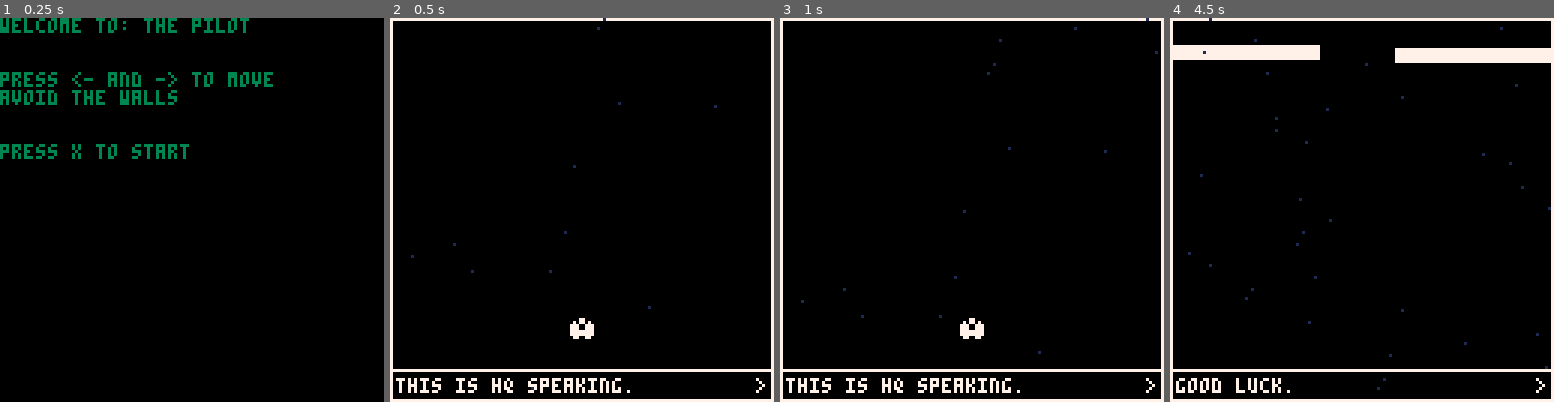
Above: before the commit, frames 1-4 (left to right).
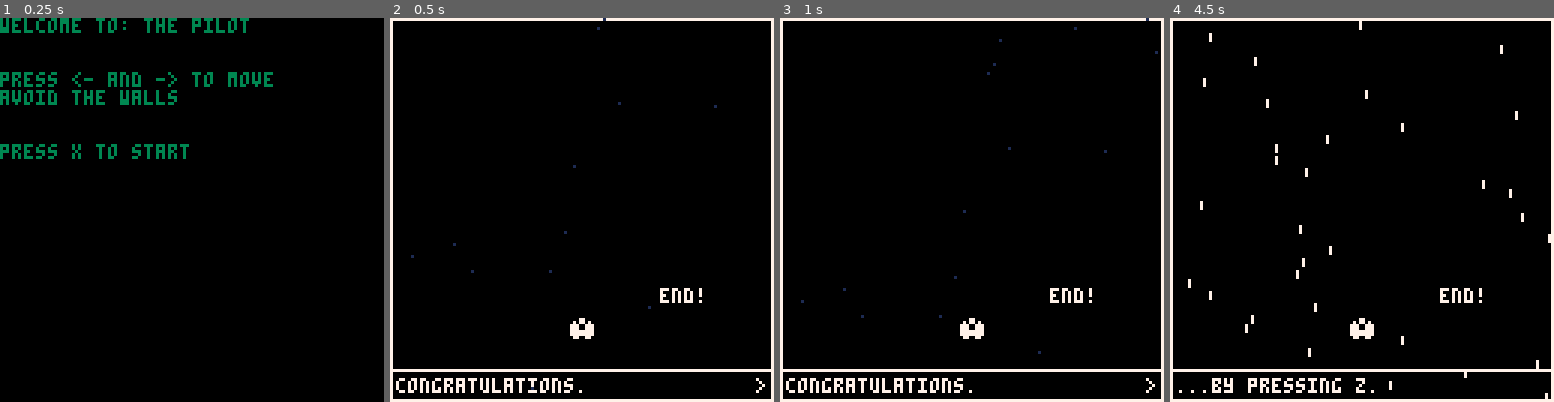
Above: after the commit, the same moments.

Repository: shen-sat/pilot
Game: PICO-8 cartridge pilot.p8
The game is run twice, just before and just after one commit, with the same random seed, the same clock (stepped at 60 frames per second) and the same inputs.
Inputs:
- Up to frame 1 (0.25 s): no input
- Up to frame 2 (0.5 s): tap X (X key) at 0.33 s
- Up to frame 3 (1 s): tap O (Z key) at 0.7 s
- Up to frame 4 (4.5 s): tap X (X key) at 1.07, 1.85, 2.97, 4.08 s; hold Right 1.6-2.1 s; tap O (Z key) every 0.4 s from 1.7 to 4.1 s; hold Right 2.47-3.03 s; hold Left 3.08-3.58 s; hold Right from 4.02 s (still down)

Frame 1 is identical in both runs. In frame 2, 1.1% of the frame differs, in the area x 1-82%, y 70-98%; in frame 3, 1.1%; in frame 4, 5.0%, in the area x 0-100%, y 0-100%.

Commit message:
Add wall beeps and hyperjump sfx

Diff:
--- a/pilot.p8
+++ b/pilot.p8
@@ -225,10 +225,13 @@
  for star in all(stars) do
    if hyperjump then
     if time() > hyperjump_time + 4 then
+     sfx(3, 1)
      star.y += 10
     elseif time() > hyperjump_time + 2 then
+     sfx(2, 1)
      star.y += 5
     else
+     sfx(1, 1)
      star.y += 2
     end
    else
@@ -317,6 +320,7 @@
 end
 
 function create_barrier()
+ sfx(0)
  barrier_counter += 1
  wall_one_width = flr(rnd(128 - wall_gap))
  wall_two_x = wall_one_width + wall_gap
@@ -444,7 +448,7 @@
 end
 
 function check_win()
- if wave > 4 then
+ if wave > 0 then
   run_win()
  end
 end
Not shown, changed: the sound effects (__sfx__) section of pilot.p8
